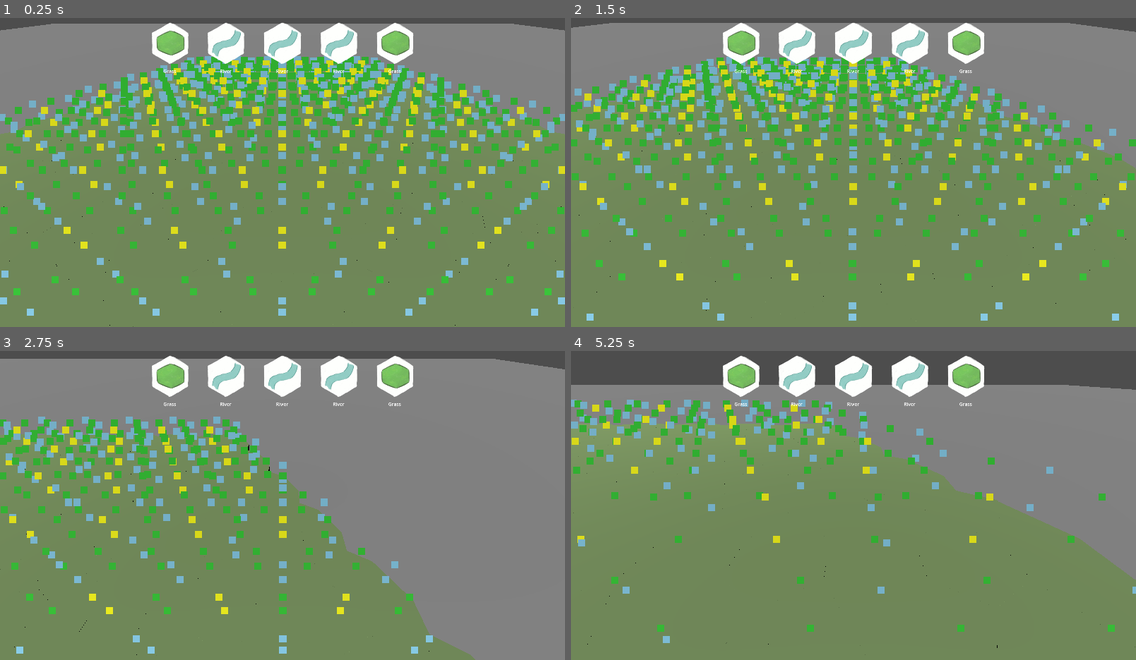
Above: before the commit, frames 1-4 (two rows, left to right).
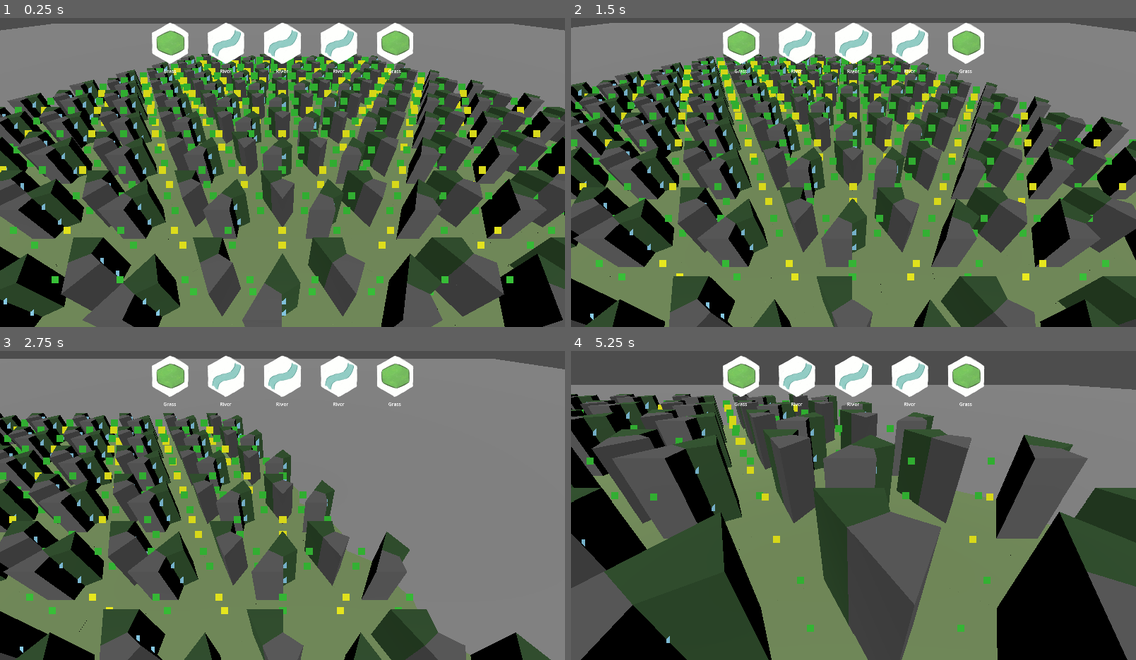
Above: after the commit, the same moments.

Repository: justfordoener/schmuck-of-schmiles
Game: Godot game, scene res://scenes/module_sandbox.tscn
The game is run twice, just before and just after one commit, with the same random seed, the same clock (stepped at 60 frames per second) and the same inputs.
Inputs (mouse positions are in pixels of both pictures, inside the frame that each line leads up to):
- Up to frame 1 (0.25 s): no input
- Up to frame 2 (1.5 s): tap Enter at 0.5 s; move the mouse to (977, 150) at 0.52 s; hold D (move_right) 0.53-1.28 s; hold Right mouse button (camera_drag) 0.53-1.28 s; click (977, 150) at 0.67 s; move the mouse to (825, 169) at 1.27 s; hold W (move_forward) from 1.28 s (still down); click (825, 169) at 1.35 s
- Up to frame 3 (2.75 s): move the mouse to (339, 431) at 2.02 s; release W (move_forward) at 2.03 s; hold D (move_right) from 2.03 s (still down); tap Z (mouse_wheel_down) at 2.1 s
- Up to frame 4 (5.25 s): release D (move_right) at 2.75 s; drag from (825, 564) to (684, 452) at 2.77 s; move the mouse to (1023, 548) at 3.52 s; hold A (move_left) 3.53-4.25 s; tap Mouse wheel up (move_down) at 3.6 s; drag from (684, 452) to (768, 422) at 4.27 s; move the mouse to (881, 502) at 5.02 s; hold S (move_back) from 5.03 s (still down); tap Middle mouse button (rotate) at 5.1 s; click (881, 502) at 5.17 s

The runs differ from the first frame. In frame 1, 53% of the frame differs, in the area x 0-100%, y 11-100%; in frame 2, 50%; in frame 3, 31%; in frame 4, 57%, in the area x 0-100%, y 13-100%.

Commit message:
#249 works

Diff:
--- a/book_of_tiles_godot/scenes/modules/blockout/quad_15.tscn
+++ b/book_of_tiles_godot/scenes/modules/blockout/quad_15.tscn
@@ -1,14 +1,14 @@
-[gd_scene load_steps=3 format=3]
+[gd_scene load_steps=3 format=3 uid="uid://lijsc3svtpiy"]
 
-[ext_resource type="Script" path="res://scripts/grid/modules/module.gd" id="1_script"]
-[ext_resource type="PackedScene" path="res://assets/3D/models/blockouts/blockout/quad_15_cliff_forest-cliff_forest_cliff-forest.glb" id="2_glb"]
+[ext_resource type="Script" uid="uid://iky32skxk7r8" path="res://scripts/grid/modules/module.gd" id="1_script"]
+[ext_resource type="PackedScene" uid="uid://chc6fseikwbu4" path="res://assets/3D/models/blockouts/blockout/quad_15_cliff_forest-cliff_forest_cliff-forest.glb" id="2_glb"]
 
 [node name="Quad15" type="Node3D"]
 script = ExtResource("1_script")
 module_type = 1
 module_id = 15
 profiles = Dictionary[int, int]({
-0: 4,
+0: 3,
 90: 8,
 180: 5,
 270: 9
--- a/book_of_tiles_godot/scenes/modules/blockout/quad_16.tscn
+++ b/book_of_tiles_godot/scenes/modules/blockout/quad_16.tscn
@@ -1,17 +1,17 @@
-[gd_scene load_steps=3 format=3]
+[gd_scene load_steps=3 format=3 uid="uid://r1mvnii4jxfg"]
 
-[ext_resource type="Script" path="res://scripts/grid/modules/module.gd" id="1_script"]
-[ext_resource type="PackedScene" path="res://assets/3D/models/blockouts/blockout/quad_16_forest_forest_forest_forest.glb" id="2_glb"]
+[ext_resource type="Script" uid="uid://iky32skxk7r8" path="res://scripts/grid/modules/module.gd" id="1_script"]
+[ext_resource type="PackedScene" uid="uid://l7ufye88jn3f" path="res://assets/3D/models/blockouts/blockout/quad_16_forest_forest_forest_forest.glb" id="2_glb"]
 
 [node name="Quad16" type="Node3D"]
 script = ExtResource("1_script")
 module_type = 1
 module_id = 16
 profiles = Dictionary[int, int]({
-0: 5,
-90: 5,
+0: 1,
+90: 6,
 180: 5,
-270: 5
+270: 7
 })
 
 [node name="quad_16_forest_forest_forest_forest" parent="." instance=ExtResource("2_glb")]
--- a/book_of_tiles_godot/scenes/modules/blockout/quad_18.tscn
+++ b/book_of_tiles_godot/scenes/modules/blockout/quad_18.tscn
@@ -1,17 +1,17 @@
-[gd_scene load_steps=3 format=3]
+[gd_scene load_steps=3 format=3 uid="uid://c2wtbjudm81fq"]
 
-[ext_resource type="Script" path="res://scripts/grid/modules/module.gd" id="1_script"]
-[ext_resource type="PackedScene" path="res://assets/3D/models/blockouts/blockout/quad_18_cliff_cliff_cliff_cliff.glb" id="2_glb"]
+[ext_resource type="Script" uid="uid://iky32skxk7r8" path="res://scripts/grid/modules/module.gd" id="1_script"]
+[ext_resource type="PackedScene" uid="uid://rus3rba2iui7" path="res://assets/3D/models/blockouts/blockout/quad_18_cliff_cliff_cliff_cliff.glb" id="2_glb"]
 
 [node name="Quad18" type="Node3D"]
 script = ExtResource("1_script")
 module_type = 1
 module_id = 18
 profiles = Dictionary[int, int]({
-0: 4,
-90: 4,
-180: 4,
-270: 4
+0: 3,
+90: 11,
+180: 1,
+270: 10
 })
 
 [node name="quad_18_cliff_cliff_cliff_cliff" parent="." instance=ExtResource("2_glb")]
--- a/book_of_tiles_godot/scenes/modules/blockout/tri_10.tscn
+++ b/book_of_tiles_godot/scenes/modules/blockout/tri_10.tscn
@@ -8,7 +8,7 @@
 module_type = 2
 module_id = 10
 profiles = Dictionary[int, int]({
-90: 4,
+90: 3,
 210: 8,
 330: 9
 })
--- a/book_of_tiles_godot/scenes/modules/blockout/tri_11.tscn
+++ b/book_of_tiles_godot/scenes/modules/blockout/tri_11.tscn
@@ -8,7 +8,7 @@
 module_type = 2
 module_id = 11
 profiles = Dictionary[int, int]({
-90: 4,
+90: 3,
 210: 11,
 330: 10
 })
--- /dev/null
+++ b/book_of_tiles_godot/scenes/modules/blockout/tri_25.tscn
@@ -0,0 +1,17 @@
+[gd_scene load_steps=3 format=3 uid="uid://bfddscjj21uaj"]
+
+[ext_resource type="Script" uid="uid://iky32skxk7r8" path="res://scripts/grid/modules/module.gd" id="1_script"]
+[ext_resource type="PackedScene" uid="uid://d11veg4f73em4" path="res://assets/3D/models/blockouts/blockout/tri_25.glb" id="2_87wik"]
+
+[node name="Tri25" type="Node3D"]
+script = ExtResource("1_script")
+module_type = 2
+module_id = 22
+profiles = Dictionary[int, int]({
+90: 10,
+210: 8,
+330: 7
+})
+
+[node name="tri_25" parent="." instance=ExtResource("2_87wik")]
+transform = Transform3D(-4.371139e-08, 0, 1, 0, 1, 0, -1, 0, -4.371139e-08, 0, 0, 0)
--- /dev/null
+++ b/book_of_tiles_godot/scenes/modules/blockout/tri_26.tscn
@@ -0,0 +1,17 @@
+[gd_scene load_steps=3 format=3 uid="uid://kg53ekdep3hl"]
+
+[ext_resource type="Script" uid="uid://iky32skxk7r8" path="res://scripts/grid/modules/module.gd" id="1_jgtw0"]
+[ext_resource type="PackedScene" uid="uid://p1m0lqfd6yvk" path="res://assets/3D/models/blockouts/blockout/tri_26.glb" id="2_jgtw0"]
+
+[node name="Tri26" type="Node3D"]
+script = ExtResource("1_jgtw0")
+module_type = 2
+module_id = 22
+profiles = Dictionary[int, int]({
+90: 11,
+210: 6,
+330: 9
+})
+
+[node name="tri_26" parent="." instance=ExtResource("2_jgtw0")]
+transform = Transform3D(-4.371139e-08, 0, 1, 0, 1, 0, -1, 0, -4.371139e-08, 0, 0, 0)
--- a/book_of_tiles_godot/scripts/globals/grid.gd
+++ b/book_of_tiles_godot/scripts/globals/grid.gd
@@ -263,74 +263,53 @@
 			cell.is_player_placed = true
 			placed_indices.append(cell_index)
 
-	# Propagate and settle the wave outward from just this batch's placements - not every
-	# historical player placement on the map, which would re-roll far-away, already-settled
-	# cells on every unrelated future placement.
-	_process_propagation_queue(placed_indices.duplicate())
-	_soft_populate_wave(placed_indices)
-
-func _process_propagation_queue(queue: Array[Vector3i]) -> void:
-	while queue.size() > 0:
-		var current_index = queue.pop_front()
-		var cell = grid[current_index]
-
-		# Contradicted cells (see collapse()) have no well-defined committed profile left to
-		# share - don't propagate their partial/stale state further.
-		if not cell.is_player_placed and cell.possibilities.size() == 0:
-			continue
-
-		for neighbor_key : String in cell.neighbors.keys():
-			var neighbor_index : Vector3i = get_axial_index(cell.neighbors[neighbor_key].axial_position)
-			var neighbor : Cell = grid[neighbor_index]
-
-			neighbor.profiles[neighbor_key] = cell.profiles[neighbor_key]
-
-			if collapse(neighbor_index):
-				if not queue.has(neighbor_index):
-					queue.append(neighbor_index)
-
-# Continues the propagation wave outward from seed_indices' neighbors, arbitrarily settling
-# any cell the deterministic collapse() pass left ambiguous (more than one valid
-# possibility) so every reachable cell ends up with a concrete, on-screen module - then
-# keeps propagating that pick's profile onward, letting collapse() re-narrow further cells,
-# until the wave has nothing left to change. This is what turns "6 edges around a corner"
-# into "6 edges, then the 6 faces beyond them" instead of stopping after one ring.
-func _soft_populate_wave(seed_indices: Array[Vector3i]) -> void:
-	var queue : Array[Vector3i] = []
-	for index in seed_indices:
+	# Update the two rings around this batch's placements: the cells directly touching a
+	# hard cell (e.g. the 6 edges around a placed corner), then the cells touching those
+	# (e.g. the 6 faces beyond them). Ring 2 only starts once ring 1 has fully settled, so a
+	# face touched by two ring-1 edges always sees both of their constraints before it picks
+	# anything - no dependency on which edge happened to resolve first.
+	var ring1 := _soft_populate_ring(placed_indices)
+	_soft_populate_ring(ring1)
+
+# For every non-player-placed neighbor of trigger_indices: rebuilds its whole profile dict
+# from scratch via get_settled_profiles_for_cell() (so e.g. an edge between two placed
+# corners picks up both, and any not-yet-settled border is a clean EMPTY wildcard rather
+# than a stale leftover value from the old filler module), then narrows it (collapse()
+# first, so an unambiguous winner is picked deterministically), and if more than one
+# possibility still remains, arbitrarily settles on one of the valid ones so the cell always
+# ends up with a concrete, on-screen module. Returns the touched indices, to feed the next
+# ring (its neighbors will then see this ring's just-committed profiles).
+func _soft_populate_ring(trigger_indices: Array[Vector3i]) -> Array[Vector3i]:
+	var cells_to_fill := {}
+	for index in trigger_indices:
 		for neighbor_key in grid[index].neighbors.keys():
 			var n_index = get_axial_index(grid[index].neighbors[neighbor_key].axial_position)
-			if not grid[n_index].is_player_placed and not queue.has(n_index):
-				queue.append(n_index)
-
-	while queue.size() > 0:
-		var n_index : Vector3i = queue.pop_front()
+			# Corners are hard (only ever set by an explicit player placement) - never
+			# auto-narrowed here, even when reached through an edge's neighbor list.
+			if grid[n_index].type != Layout.CELL_TYPE.CORNER and not grid[n_index].is_player_placed:
+				cells_to_fill[n_index] = true
+
+	var touched : Array[Vector3i] = []
+	for n_index : Vector3i in cells_to_fill.keys():
 		var n_cell : Cell = grid[n_index]
-
-		if n_cell.is_player_placed:
+		n_cell.profiles = get_settled_profiles_for_cell(n_index)
+		collapse(n_index) # deterministic narrow first, in case this alone resolves it
+
+		if n_cell.possibilities.size() == 0:
+			# Contradiction - logged by collapse(), filler left in place. Not appended to
+			# touched: it has no real committed profile, so the next ring shouldn't treat it
+			# as a source of constraints (that border just stays unconstrained downstream).
 			continue
-		if n_cell.possibilities.size() == 0:
-			continue # contradicted (see collapse()) - leave existing filler, don't spread it
 
 		if n_cell.possibilities.size() > 1:
-			# Deterministic narrowing left this cell ambiguous - arbitrarily settle it on one
-			# of its still-valid choices so it has a concrete module, same as any other commit.
 			var random_choice : Possibility = n_cell.possibilities[randi() % n_cell.possibilities.size()]
 			n_cell.possibilities = [random_choice]
 			n_cell.profiles = random_choice.profiles.duplicate()
 			spawn_module(random_choice, n_index)
-		# else: already settled to exactly one by collapse() (profile already synced there);
-		# nothing to pick, just propagate its already-correct profile onward below.
-
-		for neighbor_key in n_cell.neighbors.keys():
-			var next_index = get_axial_index(n_cell.neighbors[neighbor_key].axial_position)
-			var next_cell = grid[next_index]
-			if next_cell.is_player_placed:
-				continue
-			next_cell.profiles[neighbor_key] = n_cell.profiles[neighbor_key]
-			collapse(next_index) # re-narrow with the new info; syncs/spawns if it settles to 1
-			if not queue.has(next_index):
-				queue.append(next_index)
+		# else: collapse() already synced profiles + spawned when it settled to exactly 1.
+
+		touched.append(n_index)
+	return touched
 
 # Narrows cell_index's possibilities against its currently accumulated profiles. Always
 # re-derives from initial_possibilities (not the previously-narrowed possibilities list) so
@@ -486,6 +465,39 @@
 			hard_profiles[border_key] = Layout.PROFILE_TYPE.EMPTY
 
 	return hard_profiles
+
+# Same idea as get_hard_profiles_for_cell(), but also trusts a soft (non-player-placed)
+# neighbor once it has a real committed module showing - not just hard corners. A neighbor
+# counts as committed if: it's player-placed, it has narrowed to exactly one possibility via
+# collapse()/an arbitrary pick, OR it's still showing its untouched default filler (grass on
+# the ground layer, AIR above it - see initialize_grass_layer()/initialize_air_layers()).
+# That last case matters most: it's what makes a newly-placed corner's soft neighbors
+# transition to AIR-compatible modules (FOREST_AIR, CLIFF_AIR, ...) when nothing else has
+# been built nearby yet, instead of treating open air as an unconstrained EMPTY wildcard.
+#
+# FACE neighbors are always treated as unsettled (EMPTY), regardless of their current state.
+# Propagation only ever flows CORNER -> EDGE -> FACE (see batch_place_modules): an edge must
+# be serious about its corner neighbors (hard, upstream) but must NOT be blocked by whatever
+# a face neighbor currently happens to show, since that face hasn't been resolved for this
+# placement yet - it adapts to the edge in ring 2, not the other way around. Faces only ever
+# have edge neighbors (never other faces), so this exclusion is a no-op when resolving a face.
+func get_settled_profiles_for_cell(cell_index: Vector3i) -> Dictionary[String, Layout.PROFILE_TYPE]:
+	var cell = grid[cell_index]
+	var settled_profiles : Dictionary[String, Layout.PROFILE_TYPE] = {}
+
+	for border_key in cell.profiles.keys():
+		var neighbor = cell.neighbors.get(border_key)
+		var neighbor_committed = neighbor != null and neighbor.type != Layout.CELL_TYPE.FACE and (
+			neighbor.is_player_placed
+			or neighbor.possibilities.size() == 1
+			or neighbor.instanced_module != null
+		)
+		if neighbor_committed:
+			settled_profiles[border_key] = neighbor.profiles[border_key]
+		else:
+			settled_profiles[border_key] = Layout.PROFILE_TYPE.EMPTY
+
+	return settled_profiles
 
 func get_neighbor_from_rot(cell_index : Vector3i, rot_degree : int) -> Vector3i:
 	var cell = grid[cell_index]
Binary file added: book_of_tiles_godot/assets/3D/models/blockouts/blockout/tri_25.glb
Not shown, added: book_of_tiles_godot/assets/3D/models/blockouts/blockout/tri_25.glb.import
Binary file added: book_of_tiles_godot/assets/3D/models/blockouts/blockout/tri_26.glb
Not shown, added: book_of_tiles_godot/assets/3D/models/blockouts/blockout/tri_26.glb.import
Not shown, changed: assets/3D/blockout_v005.blend
Not shown, changed: assets/3D/blockout_v005.blend1
Not shown, added: assets/3D/tri_25.glb
Not shown, added: assets/3D/tri_26.glb
Not shown, added: assets/3D/tri_26_mirror.glb
